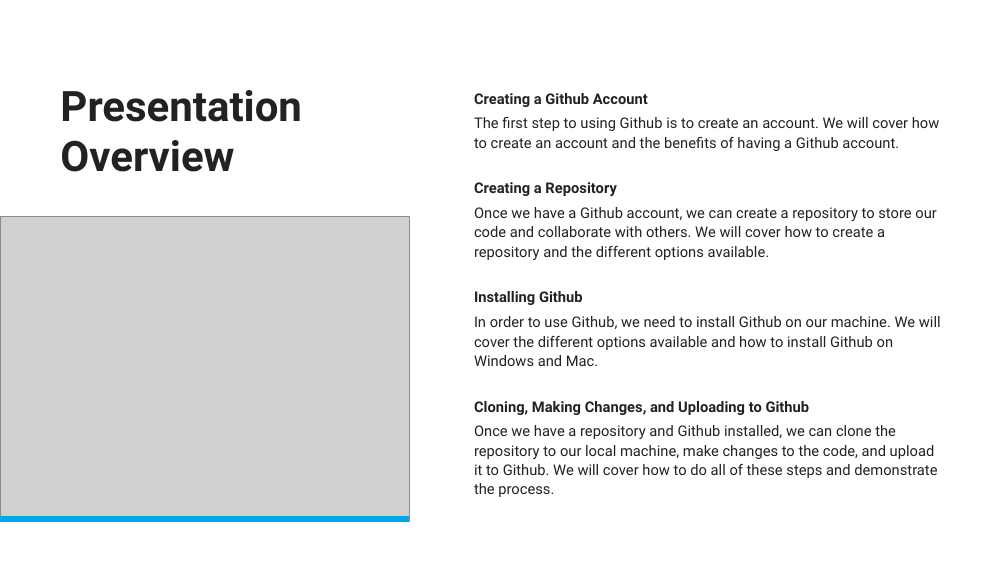
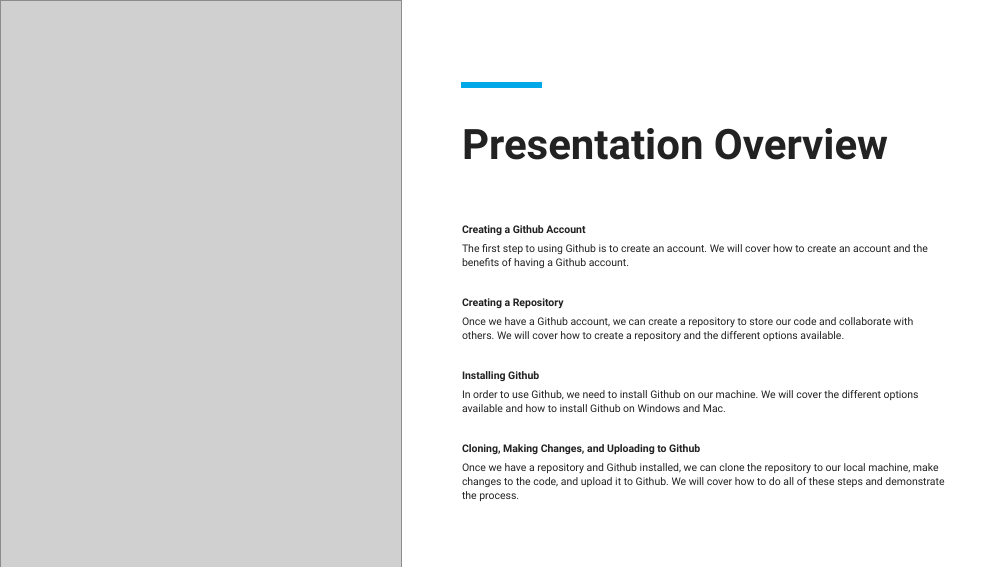
Before and after one commit to gregheffner/GitHub_class, a slide deck: slide 2 of GitHubPresentation.pptx. Drawn at 1008x567 pixels with LibreOffice and Linux fonts; fonts in the diff are those of the drawing; grey boxes stand for pictures. Boxes give left, top, right and bottom in pixels: in the first picture for what was removed or moved away, otherwise in the second. Text is boxed around its words. In the diff, an @@ line names an element or a change of style, - is before the commit and + after.

```diff
--- a/GitHubPresentation.pptx
+++ b/GitHubPresentation.pptx
@@ picture: place and size @@
-picture at box(0, 216, 409, 521)
+picture at box(0, 0, 402, 567)
@@ line added from (461, 85) to (542, 85), #00A8E8 6 pt @@
@@ title "Presentation Overview" rewrapped from box(60, 90, 302, 172) to box(462, 128, 888, 160) @@
@@ text "Creating a Github Account": place and size @@
-text "Creating a Github Account" at box(474, 93, 941, 497)
+text "Creating a Github Account" at box(462, 225, 944, 501)
@@ text "Creating a Github Account" at box(462, 225, 944, 501): size 14 to 10 pt @@
@@ line removed from (0, 519) to (409, 519) @@
```
Also in this commit, not shown: 1 other slide changed.
